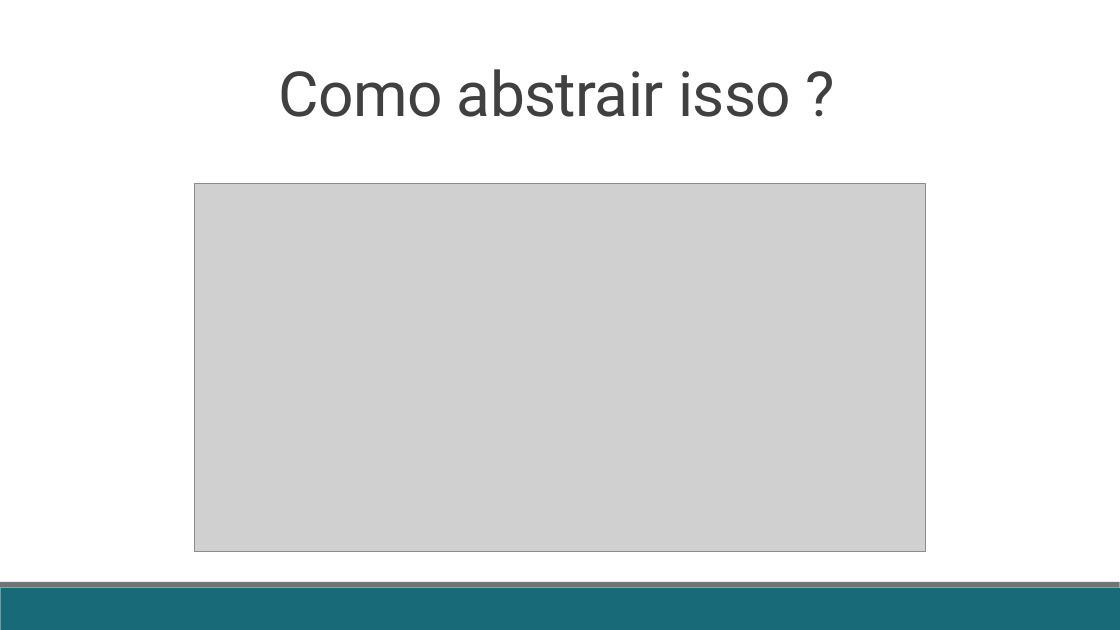
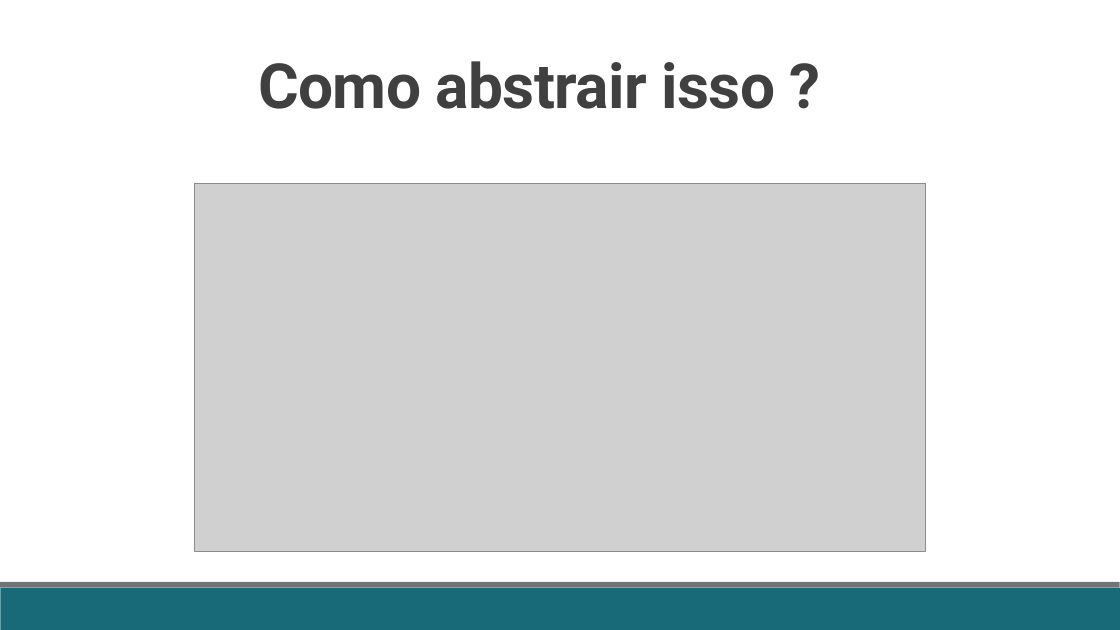
Before and after one commit to fabricioveronez/SignalR_Exemplos, a slide deck: slide 11 of docs/Apresentacao.pptx. Drawn at 1120x630 pixels with LibreOffice and Linux fonts; fonts in the diff are those of the drawing; grey boxes stand for pictures. Boxes give left, top, right and bottom in pixels: in the first picture for what was removed or moved away, otherwise in the second. Text is boxed around its words. In the diff, an @@ line names an element or a change of style, - is before the commit and + after.

```diff
--- a/docs/Apresentacao.pptx
+++ b/docs/Apresentacao.pptx
@@ title "Como abstrair isso ?": place and size @@
-title "Como abstrair isso ?" at <box>278,69,791,117</box>
+title "Como abstrair isso ?" at <box>258,61,776,109</box>
@@ title "Como abstrair isso ?" at <box>258,61,776,109</box>: bold on @@
```
Also in this commit, not shown: 11 other slides changed.
